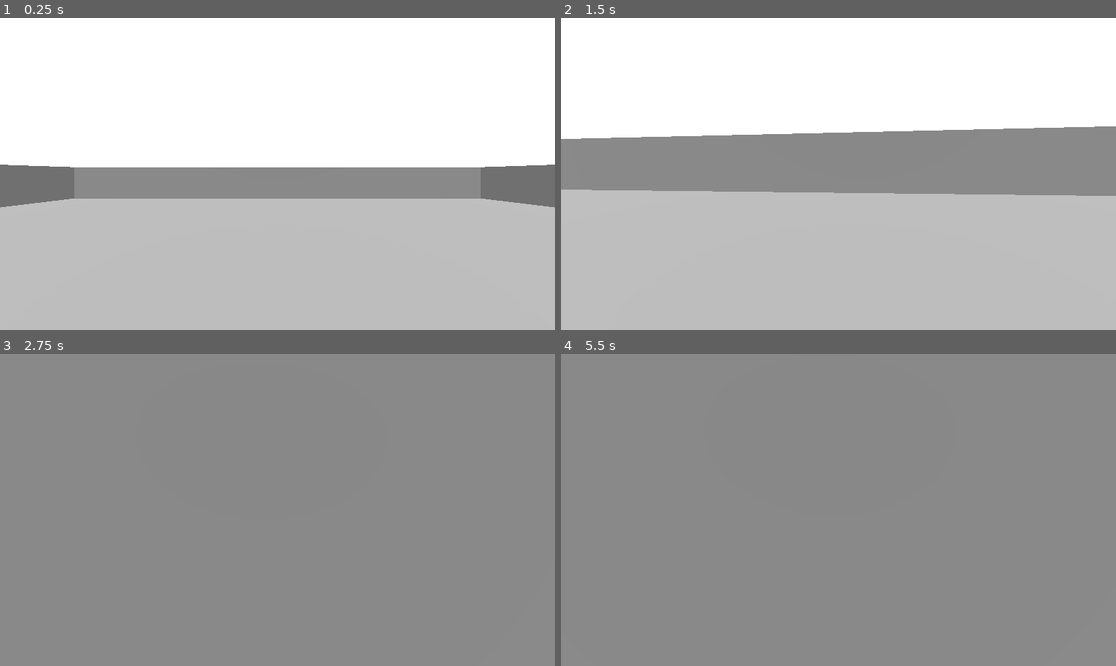
Above: before the commit, frames 1-4 (two rows, left to right).
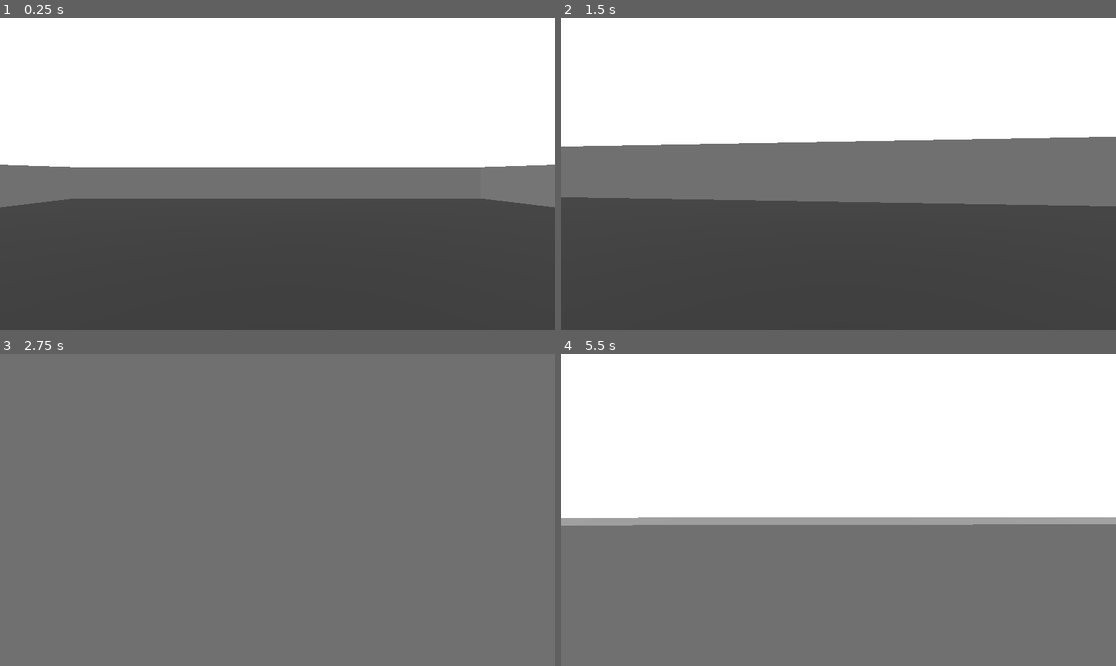
Above: after the commit, the same moments.

Repository: joshgarza/first_person_game
Game: Godot game, scene res://scenes/game.tscn
Two runs of this game, one before a commit and one after it. Both use one fixed random seed, a clock stepped at 60 frames per second and the inputs below.
Inputs (mouse positions are in pixels of both pictures, inside the frame that each line leads up to):
- Up to frame 1 (0.25 s): no input
- Up to frame 2 (1.5 s): move the mouse to (866, 174) at 0.52 s; hold W (move_forward) from 0.53 s (still down); tap Space (jump, bound only after the commit) at 0.6, 0.77, 1.07, 1.35 s; move the mouse to (810, 174) at 1.27 s
- Up to frame 3 (2.75 s): keep holding W (move_forward); tap Space (jump, bound only after the commit) at 1.52, 1.82, 2.1 s; move the mouse to (288, 503) at 2.02 s
- Up to frame 4 (5.5 s): keep holding W (move_forward); move the mouse to (832, 516) at 2.77 s; tap Space (jump, bound only after the commit) at 2.85, 3.02, 3.32, 3.6, 3.77, 4.07, 4.35, 4.52, 4.82, 5.1 s; move the mouse to (877, 513) at 3.52 s; move the mouse to (794, 506) at 4.27 s; move the mouse to (844, 510) at 5.02 s

The runs differ from the first frame. In frame 1, 48% of the frame differs, in the area x 0-100%, y 47-100%; in frame 2, 60%; in frame 3, 82%; in frame 4, 98%, in the area x 0-100%, y 0-100%.

Commit message:
Add jump mechanic. Preserve horizontal momentum and cut direction input while jumping.

Diff:
--- a/project.godot
+++ b/project.godot
@@ -37,3 +37,8 @@
 "events": [Object(InputEventKey,"resource_local_to_scene":false,"resource_name":"","device":-1,"window_id":0,"alt_press …(192 unchanged characters)…
 ]
 }
+jump={
+"deadzone": 0.2,
+"events": [Object(InputEventKey,"resource_local_to_scene":false,"resource_name":"","device":-1,"window_id":0,"alt_pressed":false,"shift_pressed":false,"ctrl_pressed":false,"meta_pressed":false,"pressed":false,"keycode":0,"physical_keycode":32,"key_label":0,"unicode":32,"location":0,"echo":false,"script":null)
+]
+}
--- a/scenes/game.tscn
+++ b/scenes/game.tscn
@@ -9,6 +9,9 @@
 
 [sub_resource type="BoxMesh" id="BoxMesh_uwrxv"]
 size = Vector3(20, 1, 20)
+
+[sub_resource type="StandardMaterial3D" id="StandardMaterial3D_lnu2h"]
+albedo_color = Color(0.158472, 0.158472, 0.158472, 1)
 
 [sub_resource type="Environment" id="Environment_uwrxv"]
 background_mode = 1
@@ -24,6 +27,7 @@
 
 [node name="MeshInstance3D" type="MeshInstance3D" parent="StaticBody3D"]
 mesh = SubResource("BoxMesh_uwrxv")
+surface_material_override/0 = SubResource("StandardMaterial3D_lnu2h")
 
 [node name="player" parent="." instance=ExtResource("1_uwrxv")]
 visible = false
@@ -53,4 +57,4 @@
 transform = Transform3D(2, 0, 0, 0, 1, 0, 0, 0, 2, 5.7429, 0, 4.40413)
 
 [node name="DirectionalLight3D" type="DirectionalLight3D" parent="."]
-transform = Transform3D(1, 0, 0, 0, 0.478876, 0.877883, 0, -0.877883, 0.478876, 3.71371, 4.60486, -13.9319)
+transform = Transform3D(-0.989313, 0.128001, -0.0698233, 0, 0.478876, 0.877883, 0.145807, 0.868501, -0.473758, 3.71371, 4.60486, -13.9319)
--- a/scripts/player.gd
+++ b/scripts/player.gd
@@ -3,7 +3,9 @@
 @export var speed := 5.0
 @export var mouse_sensitivity := 0.002
 @export var gravity := 9.8
+@export var jump_velocity := 4.5
 
+var airborne := false
 var look_vertical := 0.0
 
 func _ready():
@@ -15,7 +17,7 @@
 		look_vertical = clamp(look_vertical - event.relative.y * mouse_sensitivity, -PI/2, PI/2)
 		$Camera3D.rotation.x = look_vertical
 
-func _physics_process(delta):
+func get_input_direction() -> Vector3:
 	var direction = Vector3.ZERO
 	var cam_xform = global_transform.basis
 
@@ -29,17 +31,28 @@
 		direction += cam_xform.x
 
 	direction.y = 0
-	direction = direction.normalized()
+	return direction.normalized()
 
+func _physics_process(delta):
 	# Apply gravity
 	if not is_on_floor():
 		velocity.y -= gravity * delta
 	else:
 		velocity.y = 0.0
+		airborne = false
 
-	# Apply movement
-	var horizontal_velocity = direction * speed
-	velocity.x = horizontal_velocity.x
-	velocity.z = horizontal_velocity.z
+	# Jump
+	if is_on_floor() and Input.is_action_just_pressed("jump"):
+		velocity.y = jump_velocity
+		airborne = true
+		# Lock in horizontal momentum at jump time
+		velocity.x = get_input_direction().x * speed
+		velocity.z = get_input_direction().z * speed
+
+	if not airborne:
+		var input_dir = get_input_direction()
+		var horizontal_velocity = input_dir * speed
+		velocity.x = horizontal_velocity.x
+		velocity.z = horizontal_velocity.z
 
 	move_and_slide()
Not shown: 1 places in scenes/game.tscn that only renumber resources
